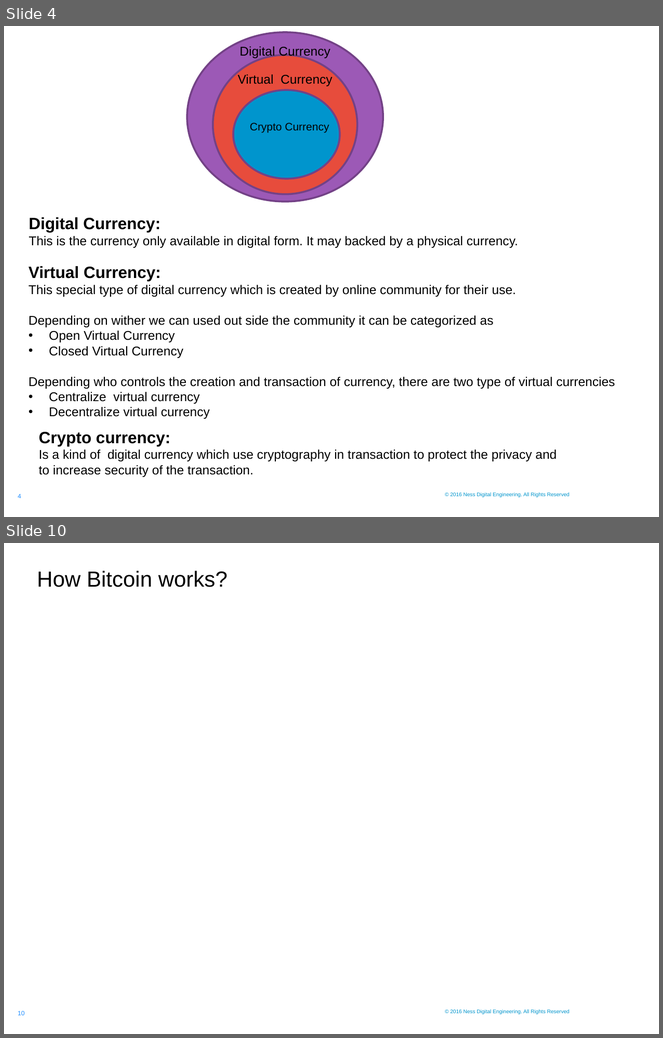
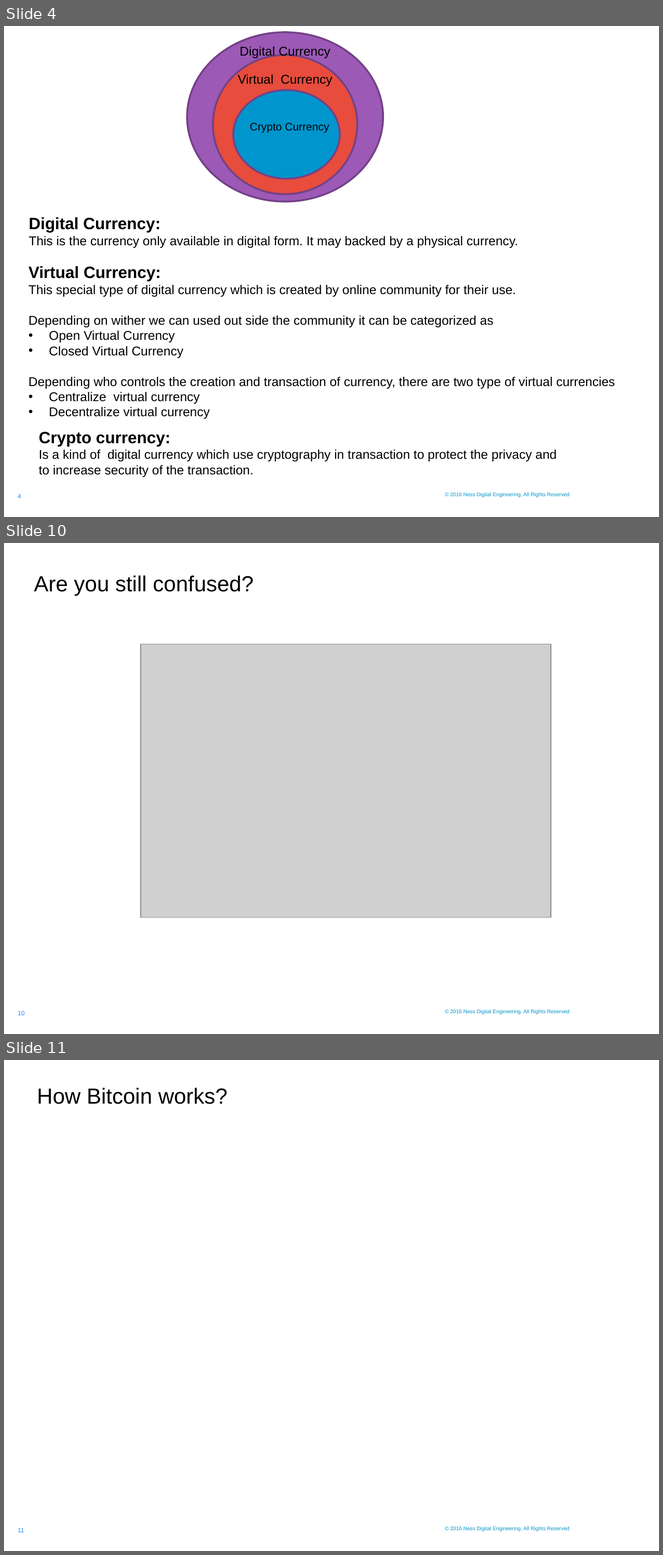
Before and after one commit to sagar-mahapatra-ness/traning, a slide deck: The_Raise_Of_Bitcoin_And_Other_Cryptocurrencies/Ness.pptx. Shown one above the other, each under a label of ours: slides 4 and 10 before the commit, slides 4, 10 and 11 after it; the slides between them are not shown. The pictures are 663x1038 and 663x1555 pixels, drawn with LibreOffice and Linux fonts; fonts in the diff are those of the drawing; grey boxes stand for pictures; background and template pictures are left out. Boxes give left, top, right and bottom in pixels: in the first picture for what was removed or moved away, otherwise in the second. Text is boxed around its words. In the diff, an @@ line names an element or a change of style, - is before the commit and + after.

```diff
--- a/The_Raise_Of_Bitcoin_And_Other_Cryptocurrencies/Ness.pptx
+++ b/The_Raise_Of_Bitcoin_And_Other_Cryptocurrencies/Ness.pptx
@@ slide 10 added at [4,543,659,1034], background #FFFFFF; not listed: 2 template elements that a slide beside it also shows @@
@@ title added at [34,575,254,596], 24 pt, text #000000 @@
+Are you still confused?
@@ picture added at [141,644,551,918] @@
@@ what was slide 10 is now slide 11 @@
@@ page number at [18,1528,24,1533]: text changed @@
-10
+11
```
Also in this commit, not shown: 6 slides changed, 2 other slides added, 2 slides removed.
